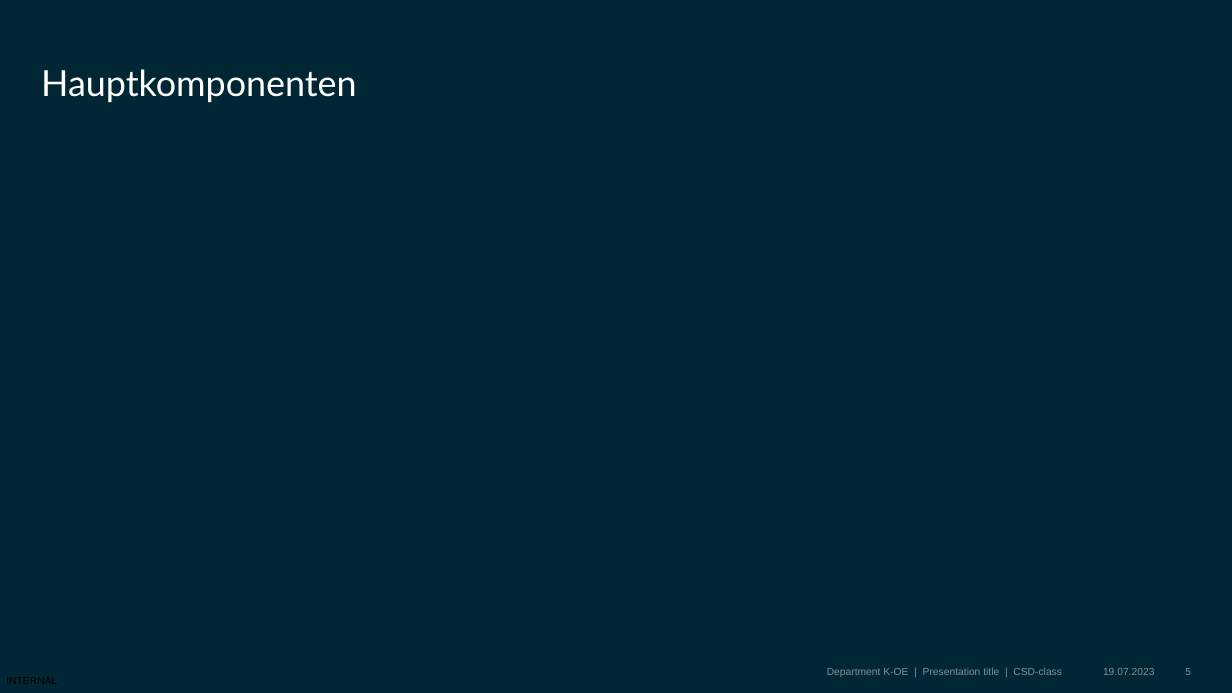
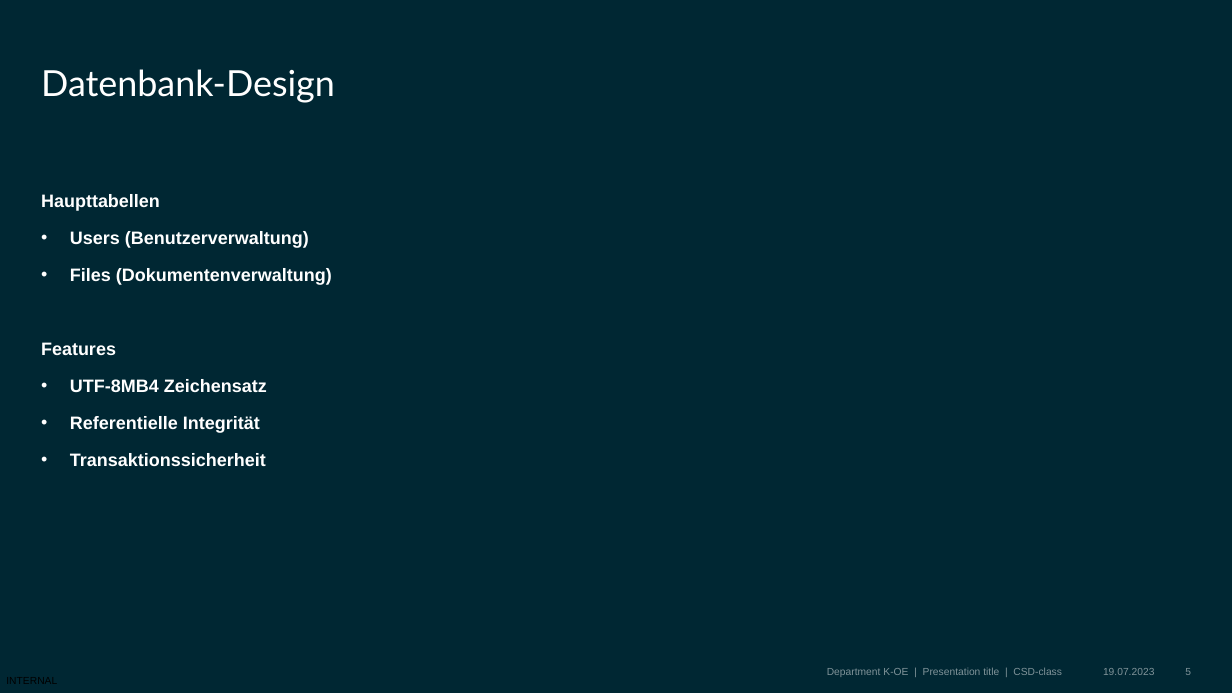
Before and after one commit to BBS2EMDBSEF/Gruppe-C, a slide deck: slide 5 of Dokumentation/Projekt_Präsentation.pptx. Drawn at 1232x693 pixels with LibreOffice and Linux fonts; fonts in the diff are those of the drawing; background and template pictures are left out. Boxes give left, top, right and bottom in pixels: in the first picture for what was removed or moved away, otherwise in the second. Text is boxed around its words. In the diff, an @@ line names an element or a change of style, - is before the commit and + after.

```diff
--- a/Dokumentation/Projekt_Präsentation.pptx
+++ b/Dokumentation/Projekt_Präsentation.pptx
@@ title at bbox=[41, 69, 335, 103]: text changed @@
-Hauptkomponenten
+Datenbank-Design
@@ text added at bbox=[41, 194, 332, 466], 14 pt, text #FFFFFF, bold @@
+Haupttabellen
+• Users (Benutzerverwaltung)
+• Files (Dokumentenverwaltung)
+Features
+• UTF-8MB4 Zeichensatz
+• Referentielle Integrität
+• Transaktionssicherheit
```
Also in this commit, not shown: 5 other slides changed, 1 slide removed.
